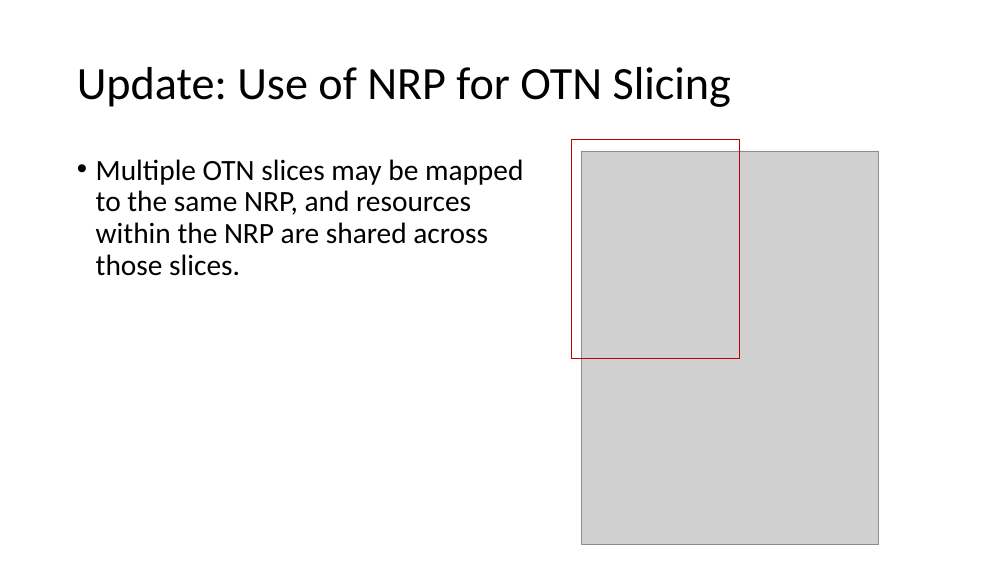
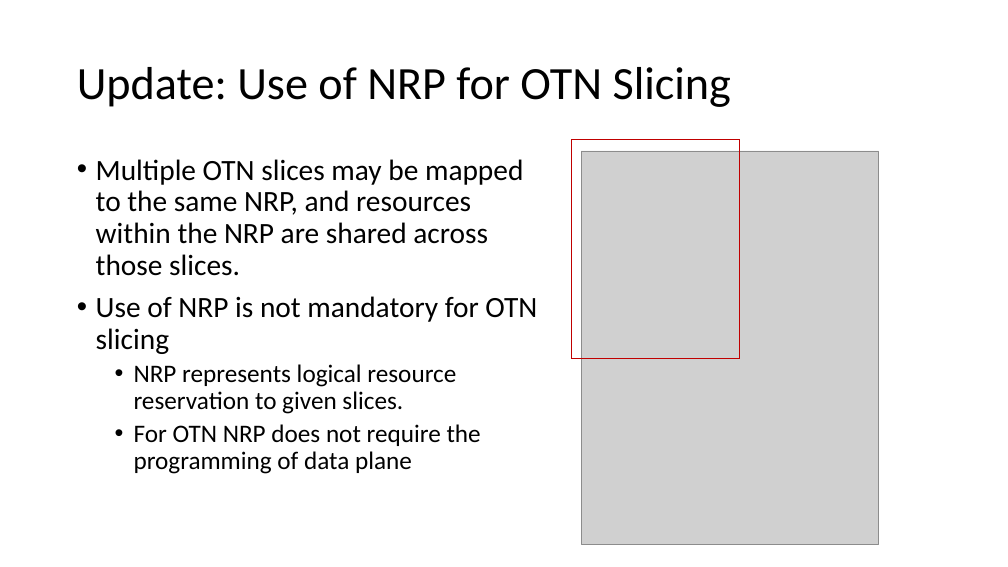
Before and after one commit to aguoietf/ietf-ccamp-yang-otn-slicing, a slide deck: slide 3 of Meeting Materials/draft-ietf-ccamp-yang-otn-slicing-03.pptx. Drawn at 1008x567 pixels with LibreOffice and Linux fonts; fonts in the diff are those of the drawing; grey boxes stand for pictures. Boxes give left, top, right and bottom in pixels: in the first picture for what was removed or moved away, otherwise in the second. Text is boxed around its words. In the diff, an @@ line names an element or a change of style, - is before the commit and + after.

```diff
--- a/Meeting Materials/draft-ietf-ccamp-yang-otn-slicing-03.pptx
+++ b/Meeting Materials/draft-ietf-ccamp-yang-otn-slicing-03.pptx
@@ text at (96,296,537,474): paragraphs added @@
+• Use of NRP is not mandatory for OTN slicing
+  • NRP represents logical resource reservation to given slices.
+  • For OTN NRP does not require the programming of data plane
```
Also in this commit, not shown: 3 other slides changed.
